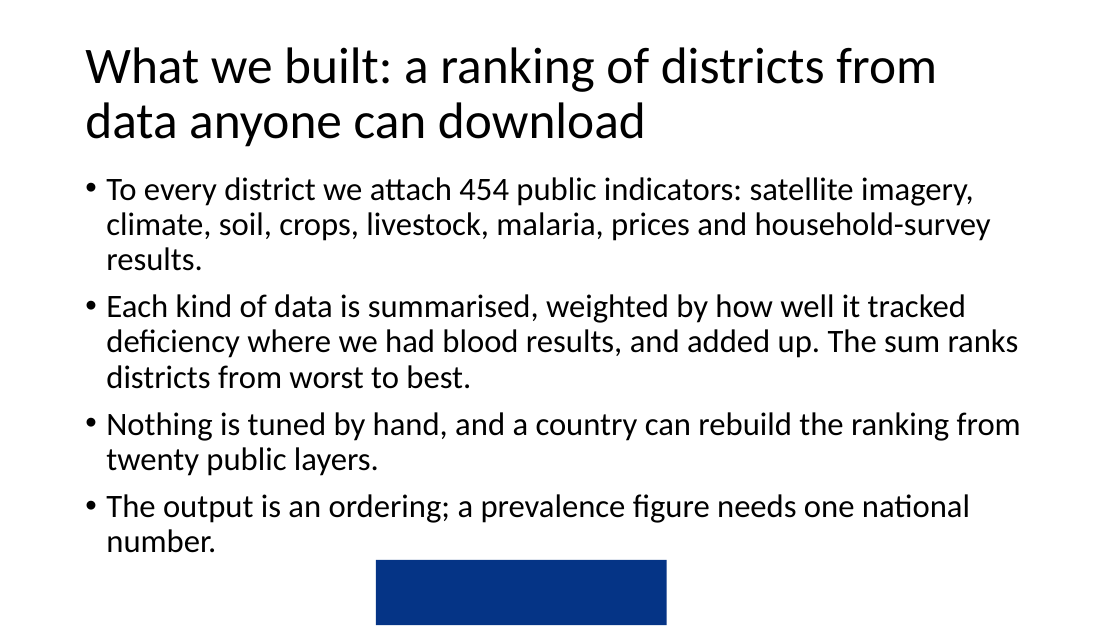
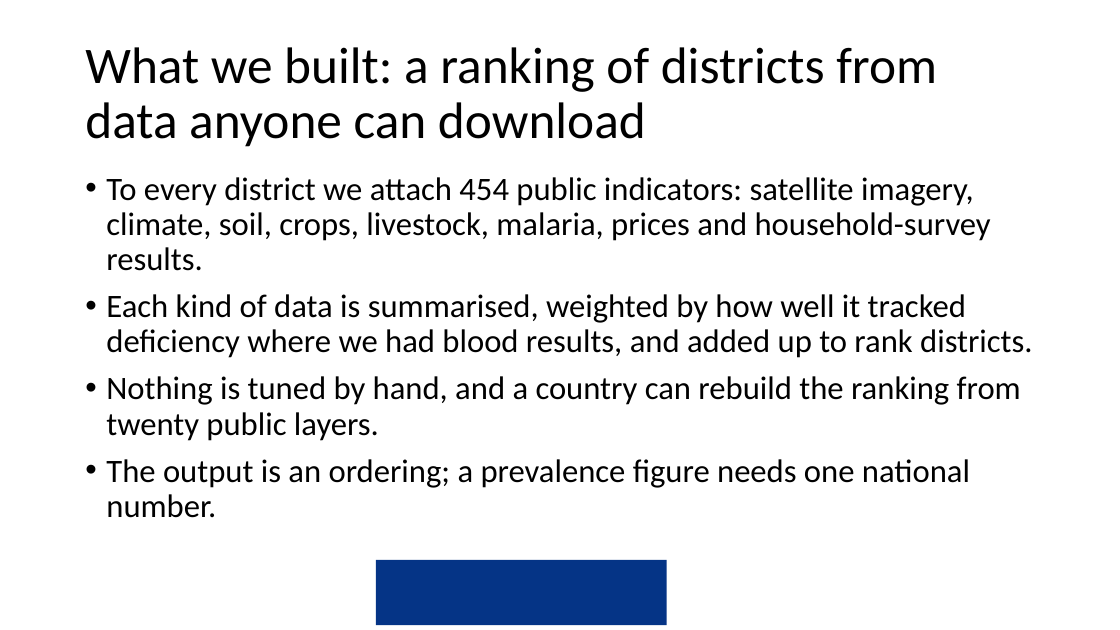
Before and after one commit to amertens/mn-prediction, a slide deck: slide 3 of docs/slides/MN-proxy-policy-deck-2026-09.pptx. Drawn at 1120x630 pixels with LibreOffice and Linux fonts; fonts in the diff are those of the drawing; background and template pictures are left out. Boxes give left, top, right and bottom in pixels: in the first picture for what was removed or moved away, otherwise in the second. Text is boxed around its words. In the diff, an @@ line names an element or a change of style, - is before the commit and + after.

```diff
--- a/docs/slides/MN-proxy-policy-deck-2026-09.pptx
+++ b/docs/slides/MN-proxy-policy-deck-2026-09.pptx
@@ text at (106, 294, 1032, 358): text changed @@
-• Each kind of data is summarised, weighted by how well it tracked deficiency where we had blood results, and added up. The sum ranks districts from worst to best.
+• Each kind of data is summarised, weighted by how well it tracked deficiency where we had blood results, and added up to rank districts.
```
Also in this commit, not shown: 2 other slides changed, 1 other file.
